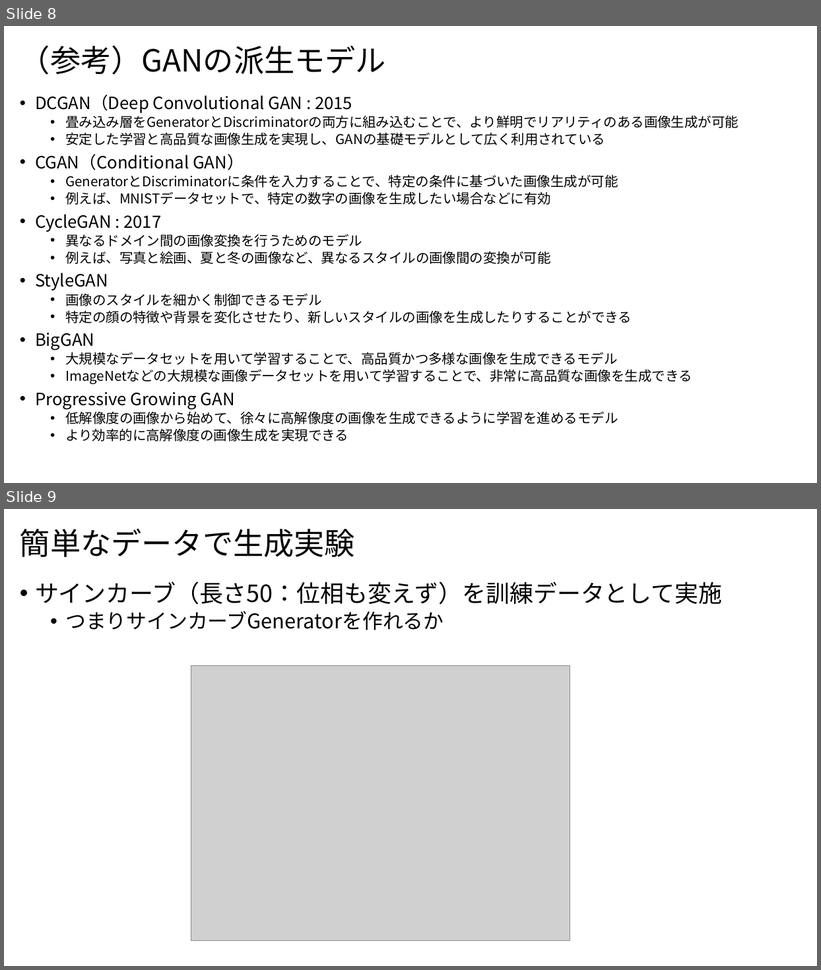
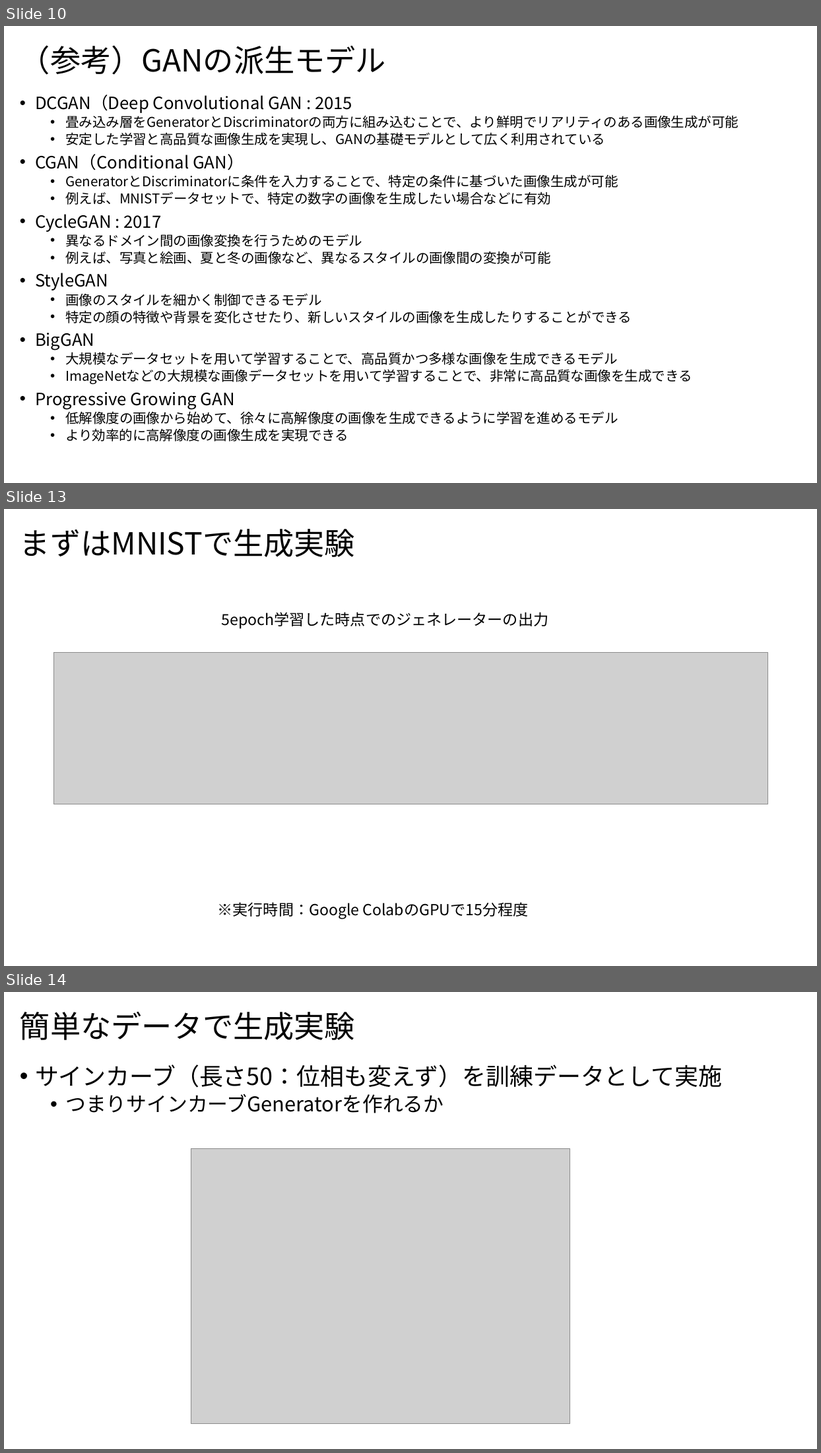
Before and after one commit to nakayasu720/report, a slide deck: GANによるデータ生成.pptx. Shown one above the other, each under a label of ours: slides 8 and 9 before the commit, slides 10, 13 and 14 after it; the slides between them are not shown. The pictures are 821x970 and 821x1453 pixels, drawn with LibreOffice and Linux fonts; fonts in the diff are those of the drawing; grey boxes stand for pictures. Boxes give left, top, right and bottom in pixels: in the first picture for what was removed or moved away, otherwise in the second. Text is boxed around its words. In the diff, an @@ line names an element or a change of style, - is before the commit and + after.

```diff
--- a/GANによるデータ生成.pptx
+++ b/GANによるデータ生成.pptx
@@ slide 13 added at box(4, 509, 817, 966), background #FFFFFF @@
@@ title added at box(20, 529, 355, 557), 36 pt, text #000000 @@
+まずはMNISTで生成実験
@@ text added at box(222, 612, 549, 629), 18 pt, text #000000 @@
+5epoch学習した時点でのジェネレーターの出力
@@ picture added at box(54, 652, 768, 804) @@
@@ text added at box(218, 902, 529, 920), 18 pt, text #000000 @@
+※実行時間：Google ColabのGPUで15分程度
@@ what was slide 8 is now slide 10 @@
@@ what was slide 9 is now slide 14 @@
```
Also in this commit, not shown: 4 other slides added.
